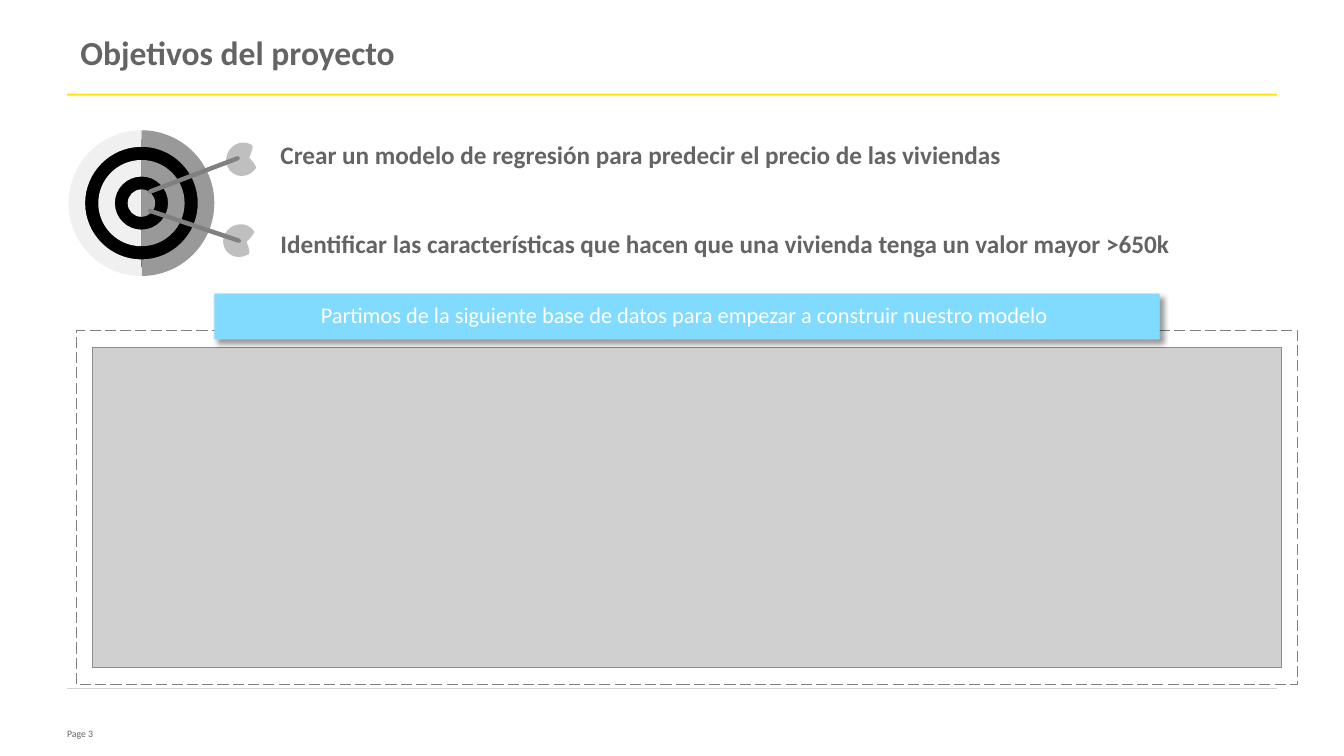
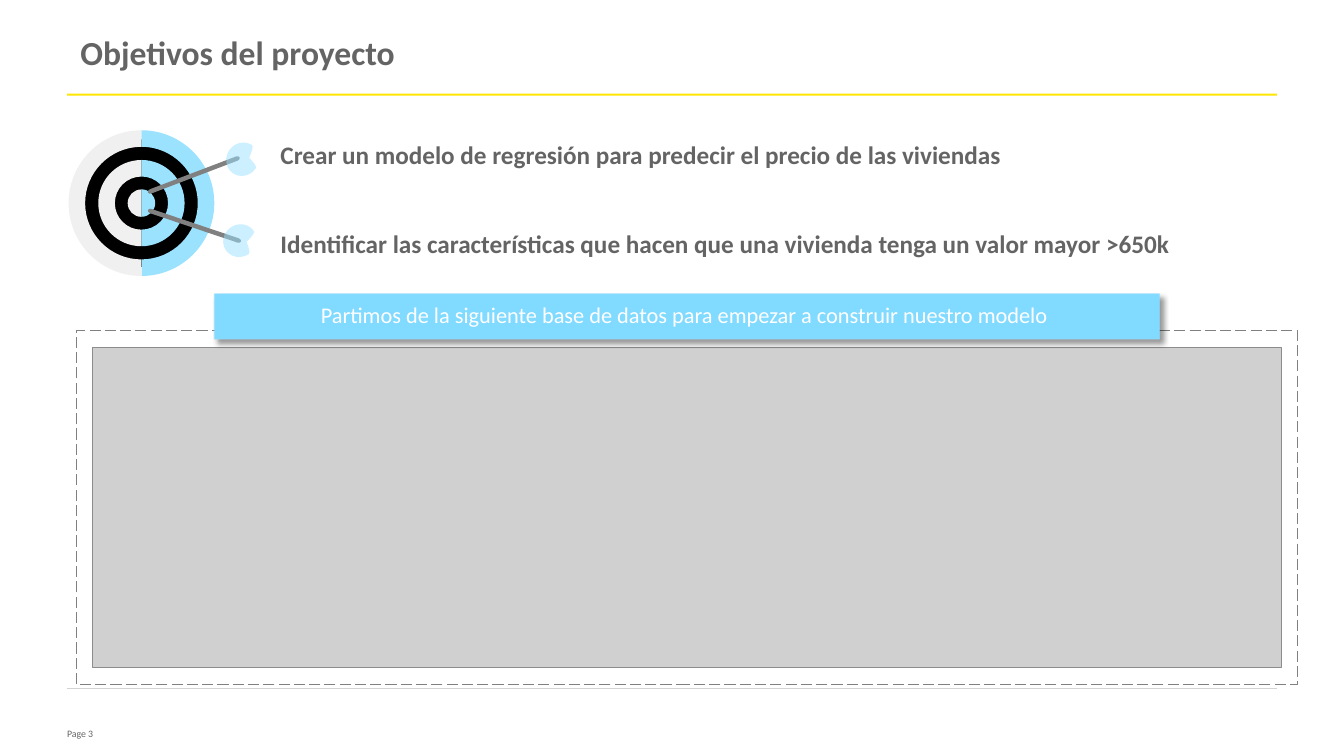
Before and after one commit to andreaevrard/EY_data_mid_bootcamp_project-regression_group_2, a slide deck: slide 3 of Presentación modelo de regresión - Mid Bootcamp Project.pptx. Drawn at 1344x756 pixels with LibreOffice and Linux fonts; fonts in the diff are those of the drawing; grey boxes stand for pictures; background and template pictures are left out. Boxes give left, top, right and bottom in pixels: in the first picture for what was removed or moved away, otherwise in the second. Text is boxed around its words. In the diff, an @@ line names an element or a change of style, - is before the commit and + after.

```diff
--- a/Presentación modelo de regresión - Mid Bootcamp Project.pptx
+++ b/Presentación modelo de regresión - Mid Bootcamp Project.pptx
@@ freeform shape at (x1=141, y1=130, x2=214, y2=276): fill #999999 to #9BE2FF @@
@@ teardrop at (x1=220, y1=136, x2=266, y2=183): fill #808080 at 50% opacity to #9BE2FF at 50% opacity @@
@@ teardrop at (x1=217, y1=218, x2=263, y2=264): fill #808080 at 50% opacity to #9BE2FF at 50% opacity @@
```
Also in this commit, not shown: 2 other slides changed.
